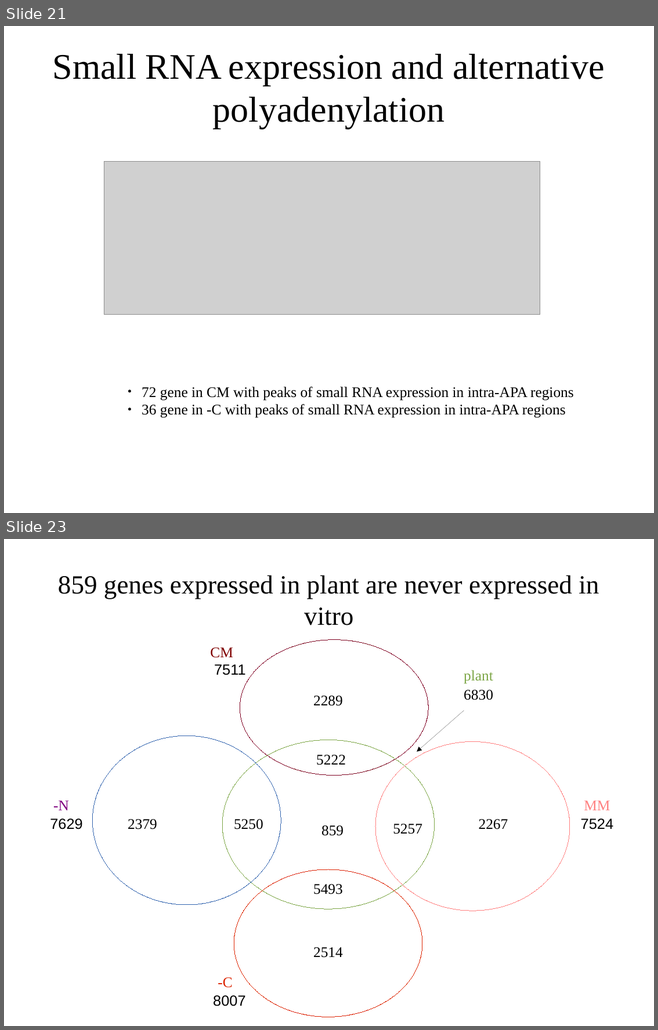
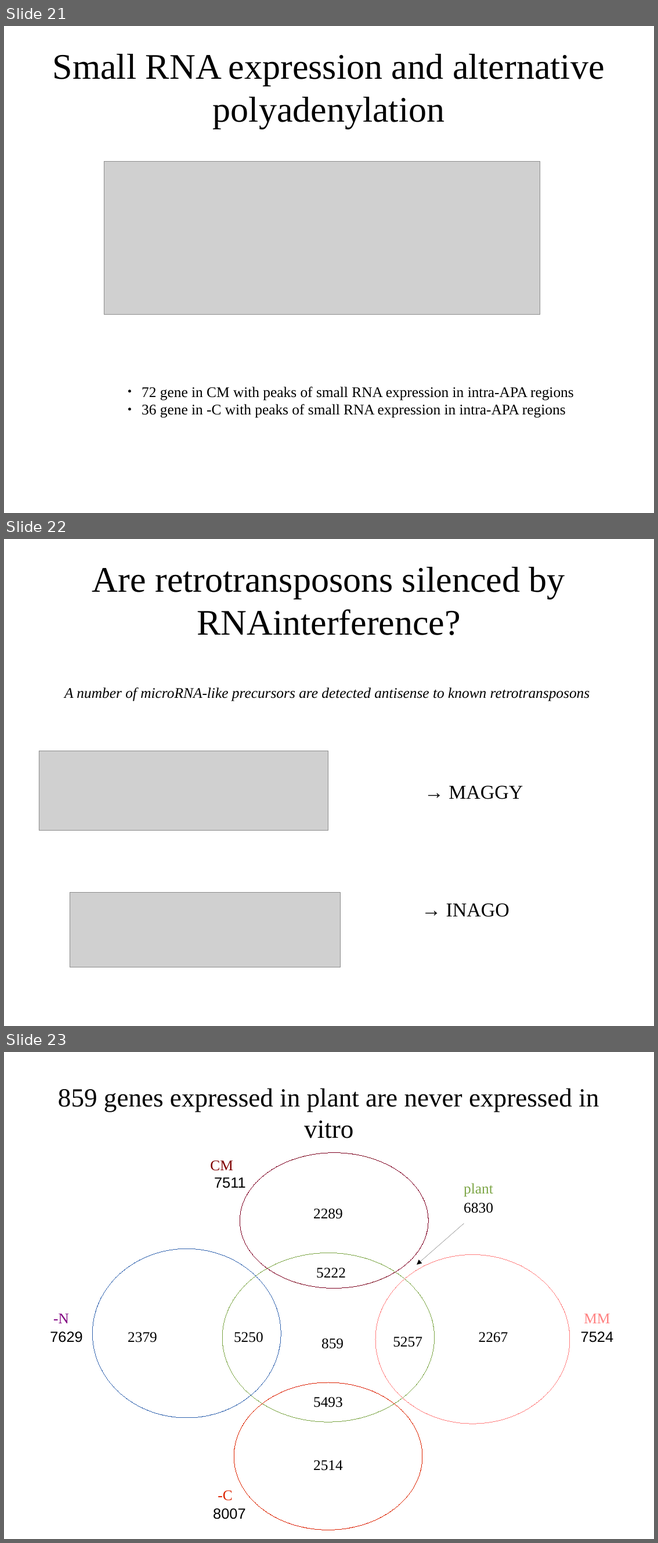
Before and after one commit to wilkinsonlab/m-oryzae-polya, a slide deck: doc/oryzae_presentation.odp. Shown one above the other, each under a label of ours: slides 21 and 23 before the commit, slides 21, 22 and 23 after it; the slides between them are not shown. The pictures are 658x1030 and 658x1543 pixels, drawn with LibreOffice and Linux fonts; fonts in the diff are those of the drawing; grey boxes stand for pictures. Boxes give left, top, right and bottom in pixels: in the first picture for what was removed or moved away, otherwise in the second. Text is boxed around its words. In the diff, an @@ line names an element or a change of style, - is before the commit and + after.

```diff
--- a/doc/oryzae_presentation.odp
+++ b/doc/oryzae_presentation.odp
@@ slide 22 added at [4, 539, 654, 1026], background #FFFFFF @@
@@ title added at [92, 567, 565, 635], 44 pt, text #000000 @@
+Are retrotransposons silenced by RNAinterference?
@@ text added at [64, 687, 590, 701], 18 pt, text #000000, italic @@
+A number of microRNA-like precursors are detected antisense to known retrotransposons
@@ picture added at [39, 751, 328, 830] @@
@@ text added at [448, 785, 523, 799], 24 pt, text #000000 @@
+→ MAGGY
@@ picture added at [70, 893, 340, 968] @@
@@ text added at [446, 903, 509, 917], 24 pt, text #000000 @@
+→ INAGO
```
Also in this commit, not shown: 11 slides changed, 1 slide removed, 1 other file.
